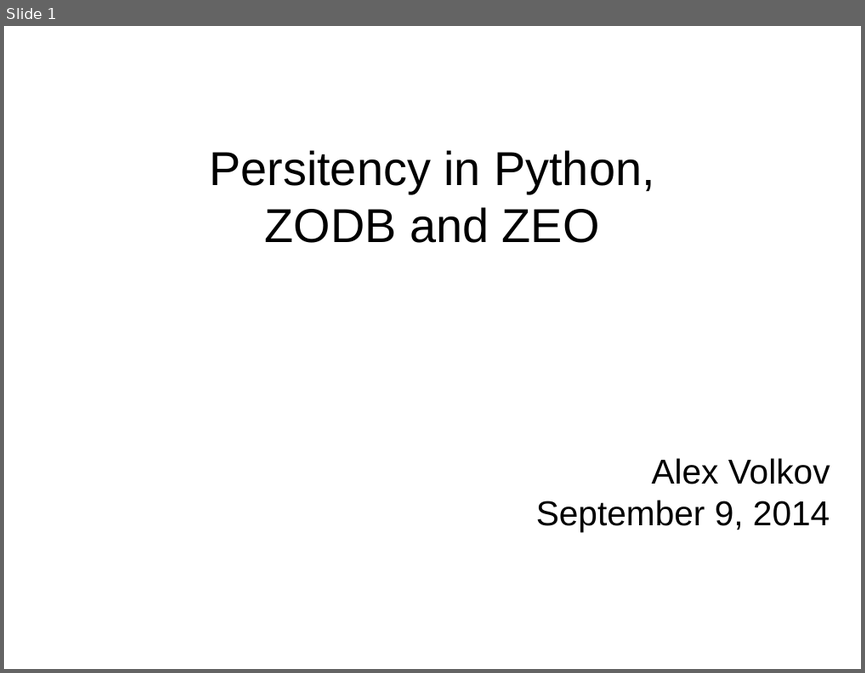
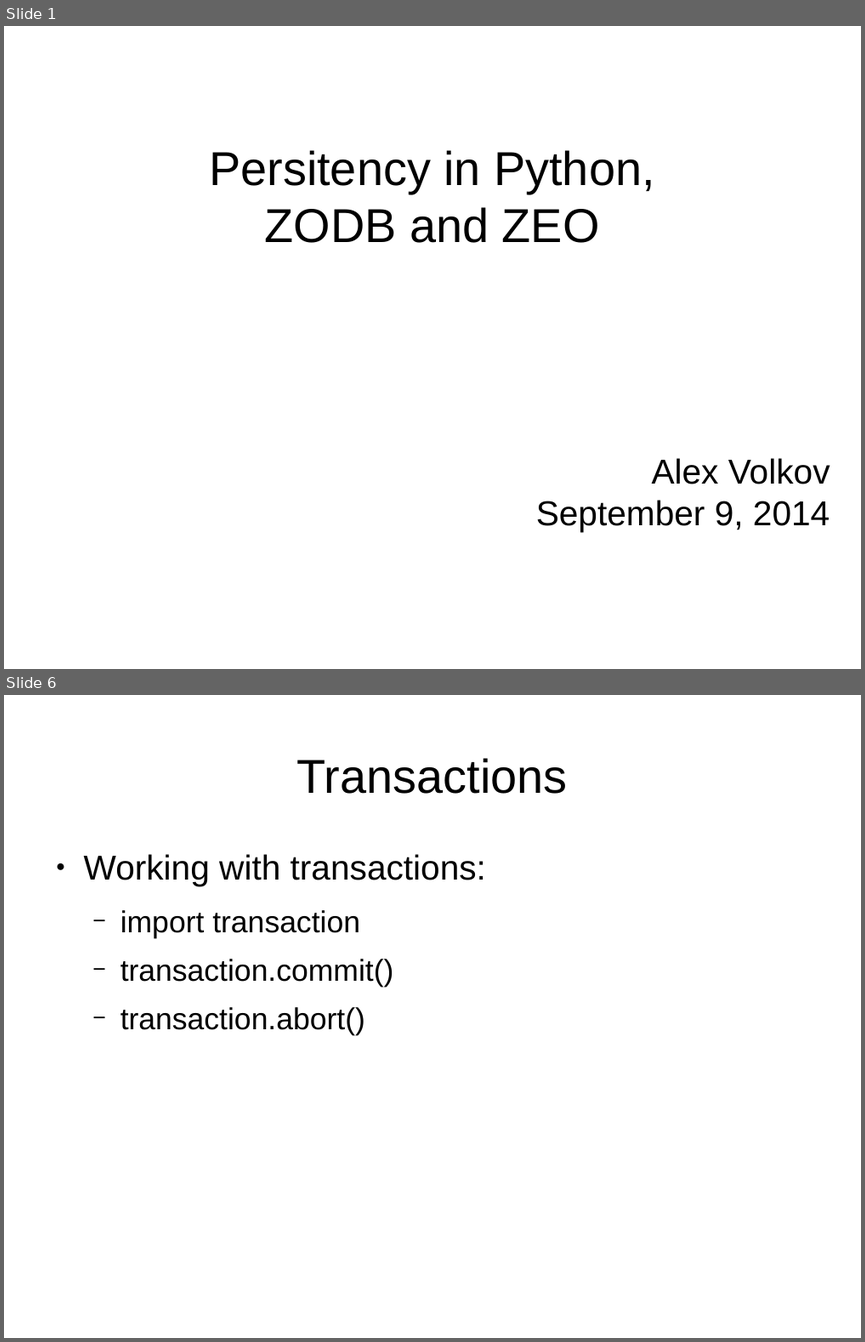
Before and after one commit to avolkov/ZODB-talk, a slide deck: media/presentation.odp. Shown one above the other, each under a label of ours: slide 1 before the commit, slides 1 and 6 after it; the slides between them are not shown. The pictures are 865x673 and 865x1342 pixels, drawn with LibreOffice and Linux fonts; fonts in the diff are those of the drawing. Boxes give left, top, right and bottom in pixels: in the first picture for what was removed or moved away, otherwise in the second. Text is boxed around its words. In the diff, an @@ line names an element or a change of style, - is before the commit and + after.

```diff
--- a/media/presentation.odp
+++ b/media/presentation.odp
@@ slide 6 added at (4,695,861,1338), background #FFFFFF @@
@@ title added at (297,758,568,794), 44 pt, text #000000 @@
+Transactions
@@ text added at (84,854,486,1035), 28 pt, text #000000 @@
+● Working with transactions:
+  − import transaction
+  − transaction.commit()
+  − transaction.abort()
```
Also in this commit, not shown: 16 other slides added, 2 other files.
